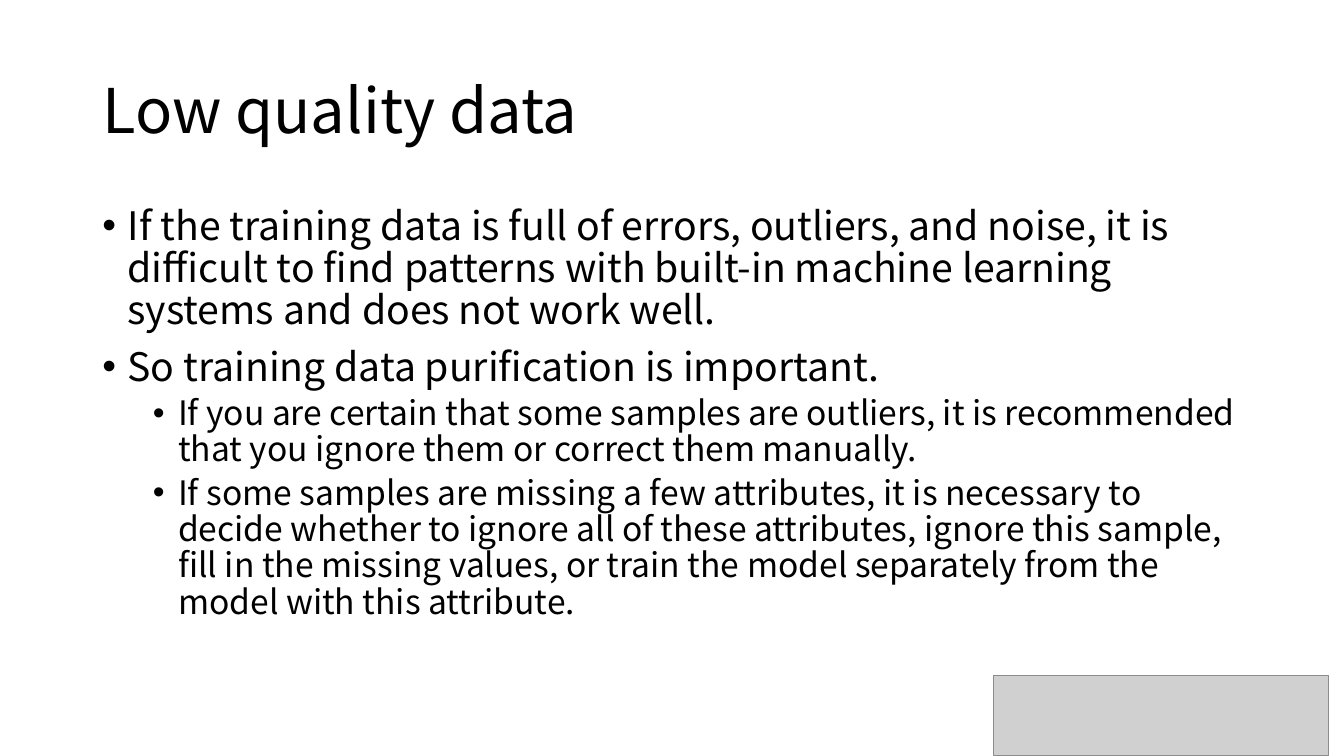
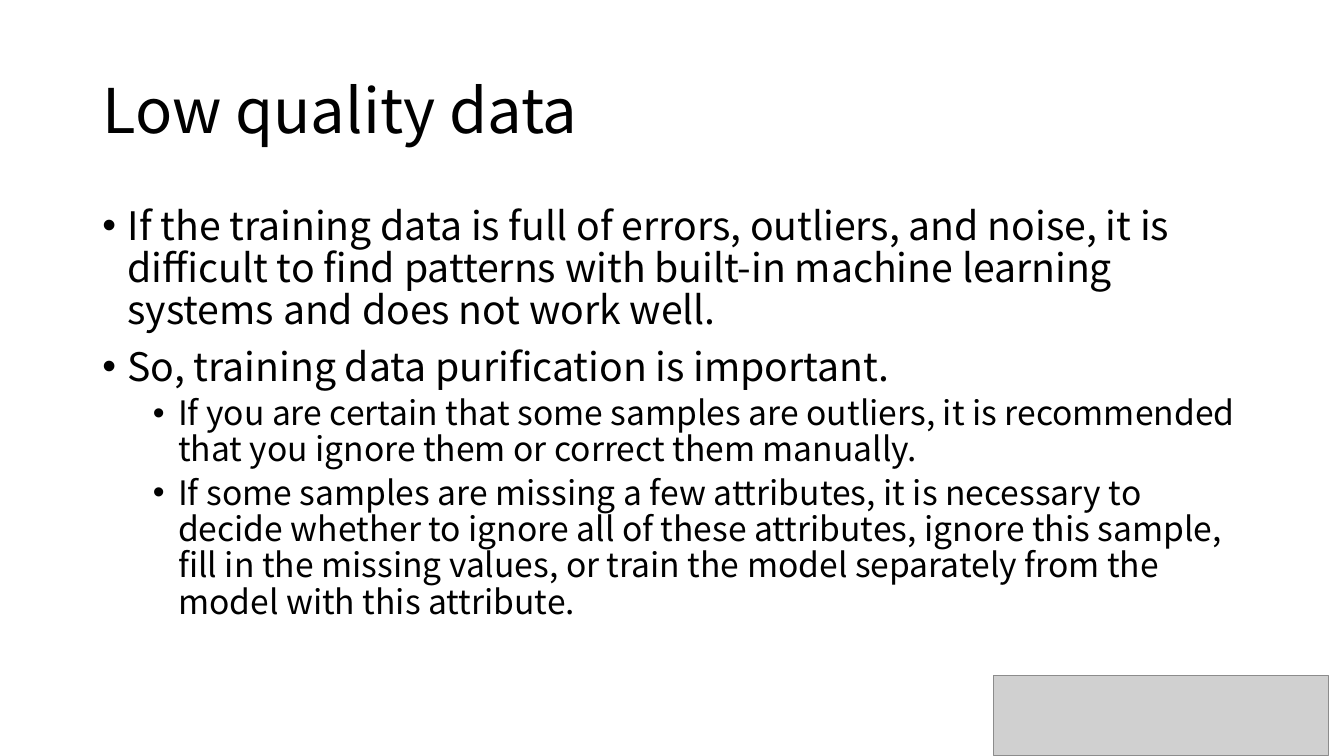
Before and after one commit to majorWallet/Hands-On_ML, a slide deck: slide 20 of 1.1_Machine_Learning_at_a_Glance.pptx. Drawn at 1344x756 pixels with LibreOffice and Linux fonts; fonts in the diff are those of the drawing; grey boxes stand for pictures. Boxes give left, top, right and bottom in pixels: in the first picture for what was removed or moved away, otherwise in the second. Text is boxed around its words. In the diff, an @@ line names an element or a change of style, - is before the commit and + after.

```diff
--- a/1.1_Machine_Learning_at_a_Glance.pptx
+++ b/1.1_Machine_Learning_at_a_Glance.pptx
@@ text at [128,349,890,391]: text changed @@
-• So training data purification is important.
+• So, training data purification is important.
```
Also in this commit, not shown: 16 other files.
